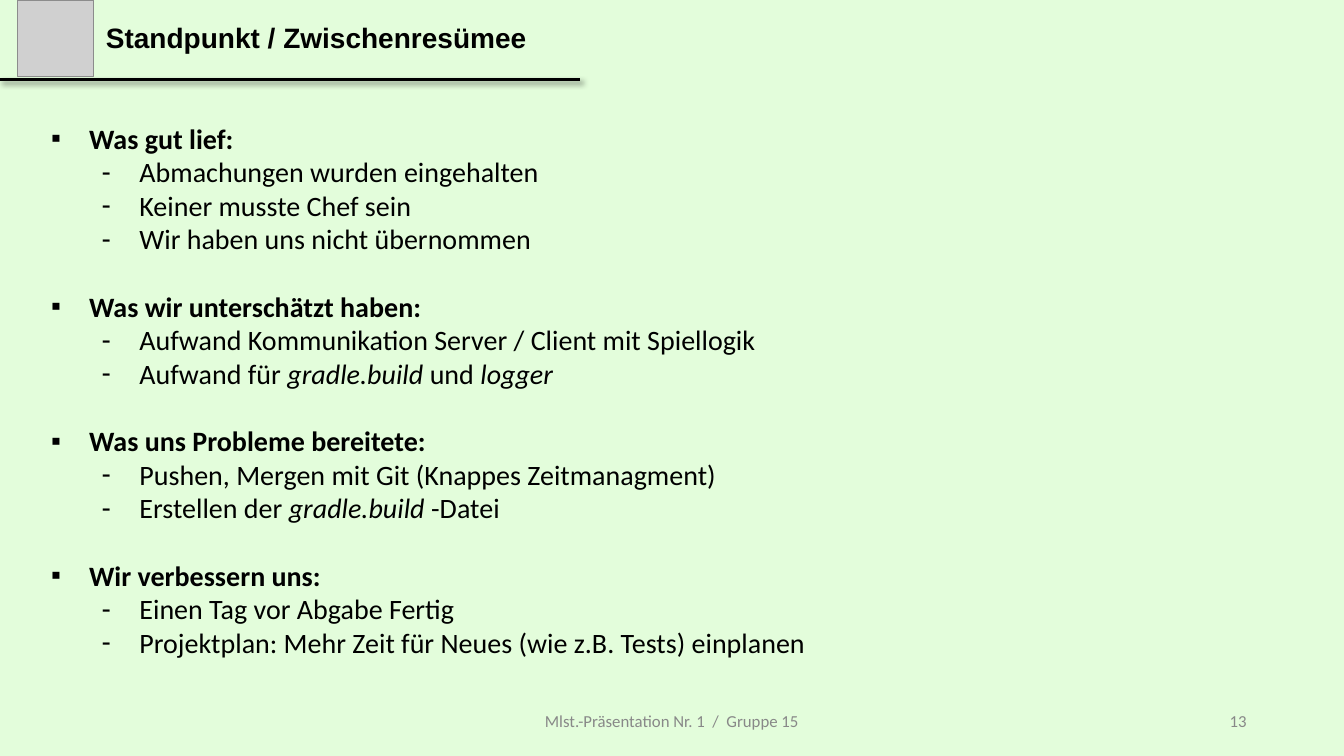
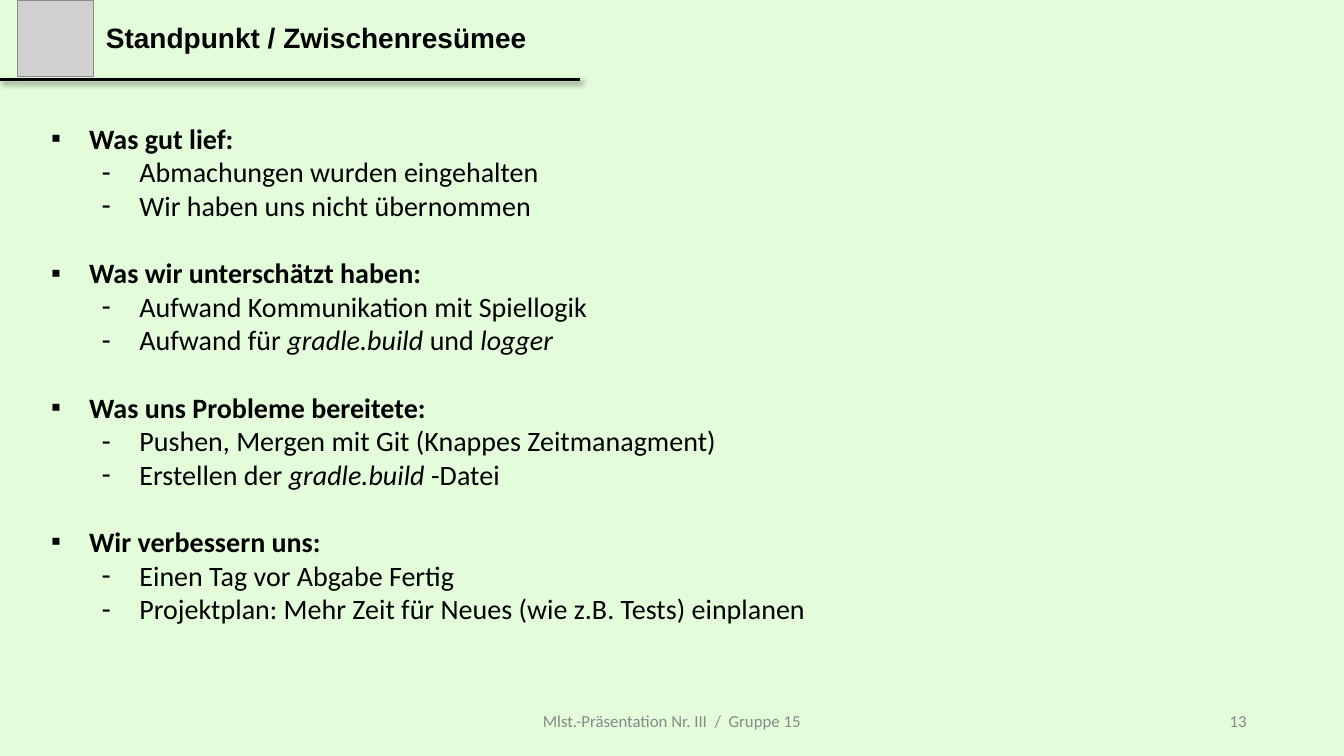
Before and after one commit to gjoyet/skipBo, a slide deck: slide 13 of 00_General/Presentation/MS 3/Presentation_Milestone_iii_Master.pptx. Drawn at 1344x756 pixels with LibreOffice and Linux fonts; fonts in the diff are those of the drawing; grey boxes stand for pictures. Boxes give left, top, right and bottom in pixels: in the first picture for what was removed or moved away, otherwise in the second. Text is boxed around its words. In the diff, an @@ line names an element or a change of style, - is before the commit and + after.

```diff
--- a/00_General/Presentation/MS 3/Presentation_Milestone_iii_Master.pptx
+++ b/00_General/Presentation/MS 3/Presentation_Milestone_iii_Master.pptx
@@ text at box(139, 196, 411, 217): paragraph removed @@
-  – Keiner musste Chef sein
@@ text at box(139, 297, 587, 322): text changed @@
-  – Aufwand Kommunikation Server / Client mit Spiellogik
+  – Aufwand Kommunikation mit Spiellogik
@@ text at box(543, 715, 801, 730): text changed @@
-Mlst.-Präsentation Nr. 1 / Gruppe 15
+Mlst.-Präsentation Nr. III / Gruppe 15
```
Also in this commit, not shown: 11 other slides changed.
